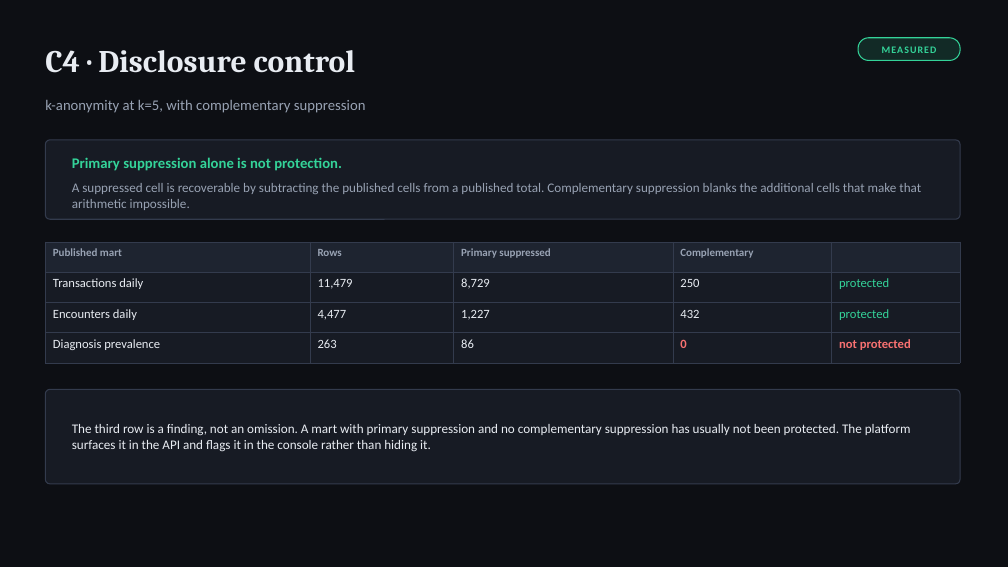
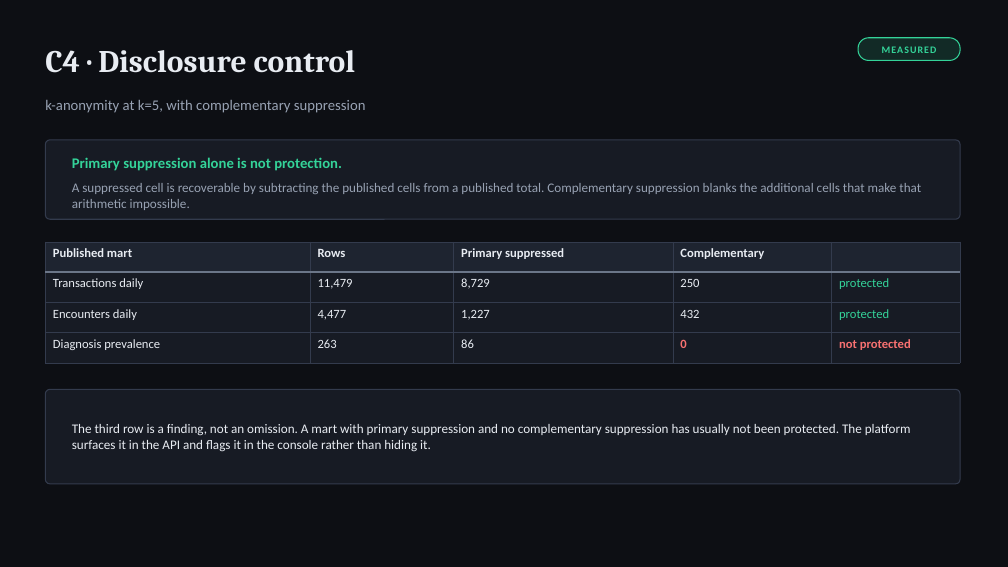
Before and after one commit to arpittomar246/confidentia, a slide deck: slide 9 of docs/report/confidentia-viva.pptx. Drawn at 1008x567 pixels with LibreOffice and Linux fonts; fonts in the diff are those of the drawing. Boxes give left, top, right and bottom in pixels: in the first picture for what was removed or moved away, otherwise in the second. Text is boxed around its words. In the diff, an @@ line names an element or a change of style, - is before the commit and + after.

```diff
--- a/docs/report/confidentia-viva.pptx
+++ b/docs/report/confidentia-viva.pptx
@@ table at [45,242,960,354] @@
@@ size 10.5 to 12 pt, text colour #98A2B3 to #E8ECF2 in "Published mart", "Rows", "Primary suppressed", "Complementary" @@
@@ borders changed @@
```
Also in this commit, not shown: 5 other slides changed, 1 other file.
